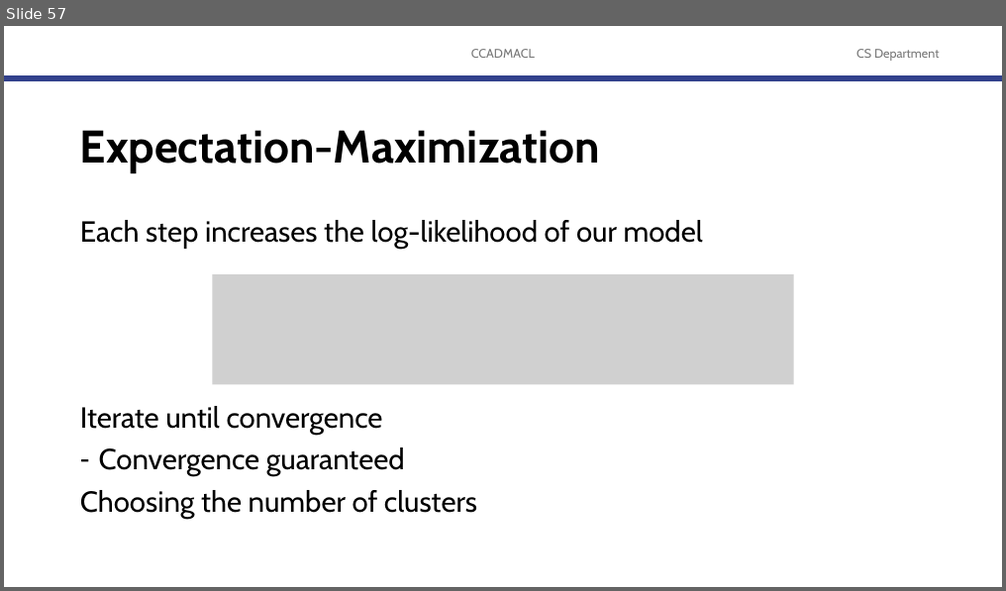
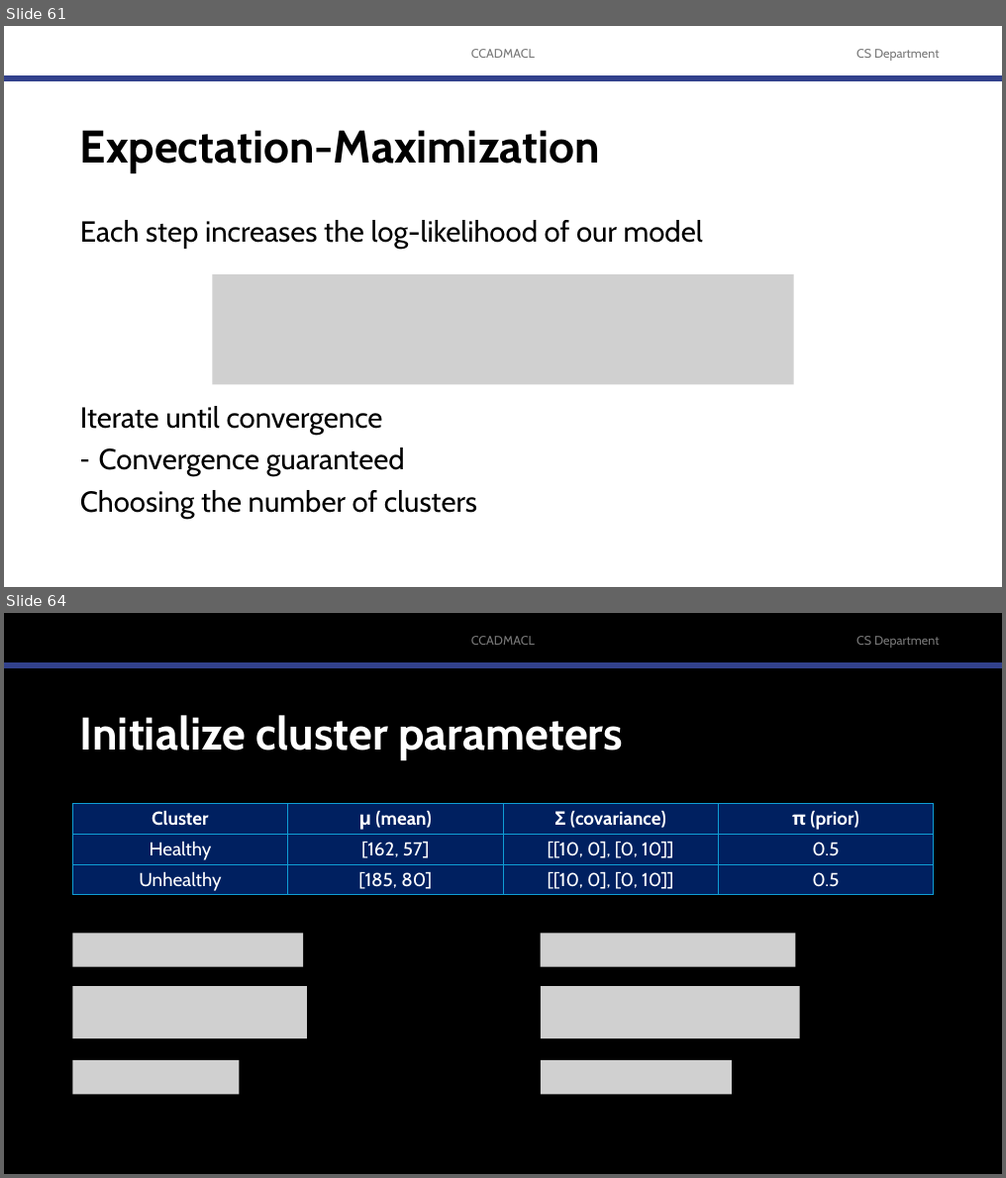
Before and after one commit to robitussin/CCADMACL, a slide deck: 8 - Gaussian Mixture Models/Introduction to Gaussian Mixture Models.pptx. Shown one above the other, each under a label of ours: slide 57 before the commit, slides 61 and 64 after it; the slides between them are not shown. The pictures are 1006x591 and 1006x1178 pixels, drawn with LibreOffice and Linux fonts; fonts in the diff are those of the drawing; grey boxes stand for pictures; background and template pictures are left out. Boxes give left, top, right and bottom in pixels: in the first picture for what was removed or moved away, otherwise in the second. Text is boxed around its words. In the diff, an @@ line names an element or a change of style, - is before the commit and + after.

```diff
--- a/8 - Gaussian Mixture Models/Introduction to Gaussian Mixture Models.pptx
+++ b/8 - Gaussian Mixture Models/Introduction to Gaussian Mixture Models.pptx
@@ slide 64 added at (x1=4, y1=613, x2=1002, y2=1174), background #000000; not listed: 3 template elements that a slide beside it also shows @@
@@ title added at (x1=80, y1=715, x2=623, y2=760), 44 pt, text #FFFFFF, bold @@
+Initialize cluster parameters
@@ table added at (x1=73, y1=804, x2=936, y2=895), 3 rows, 4 columns @@
+Cluster | μ (mean) | Σ (covariance) | π (prior)
+Healthy | [162, 57] | [[10, 0], [0, 10]] | 0.5
+Unhealthy | [185, 80] | [[10, 0], [0, 10]] | 0.5
@@ picture added at (x1=73, y1=934, x2=303, y2=967) @@
@@ picture added at (x1=540, y1=934, x2=795, y2=967) @@
@@ picture added at (x1=73, y1=986, x2=307, y2=1039) @@
@@ picture added at (x1=541, y1=986, x2=800, y2=1039) @@
@@ picture added at (x1=73, y1=1060, x2=239, y2=1094) @@
@@ picture added at (x1=541, y1=1060, x2=733, y2=1094) @@
@@ what was slide 57 is now slide 61 @@
```
Also in this commit, not shown: 5 slides changed, 18 other slides added, 1 slide removed.
